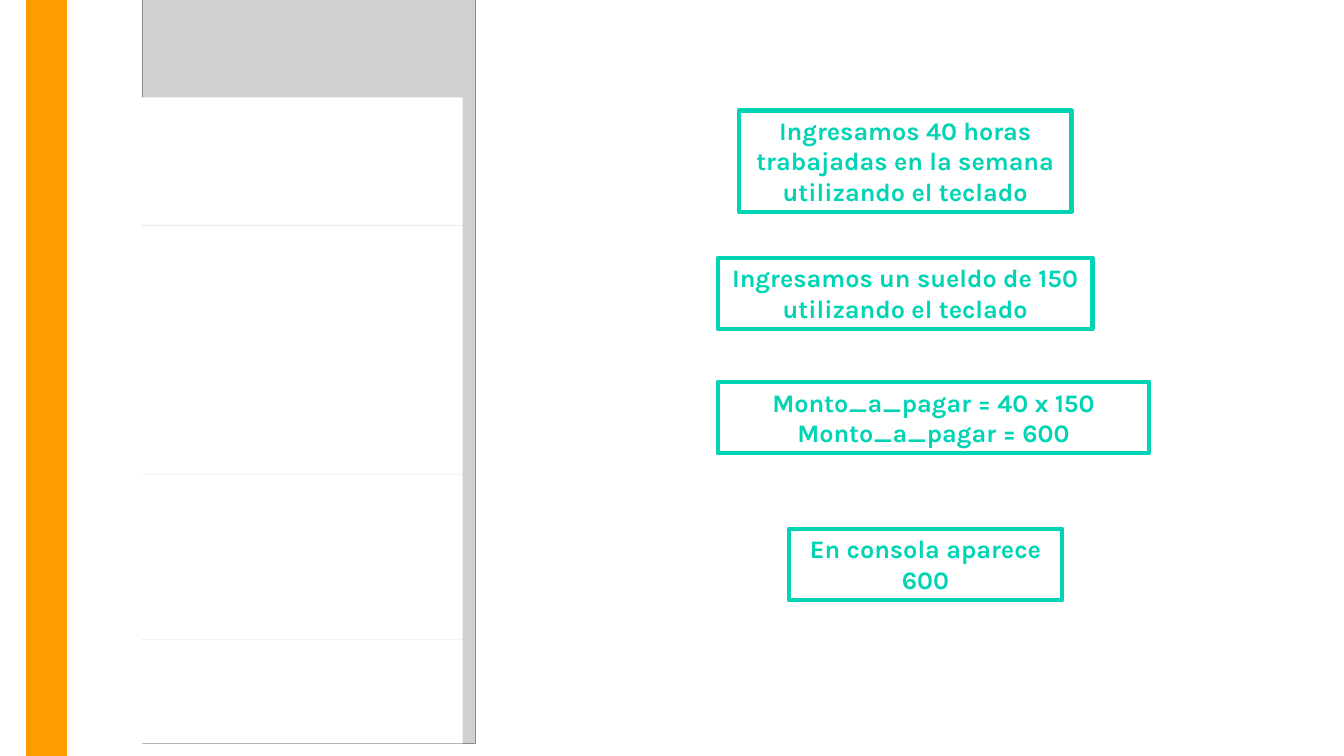
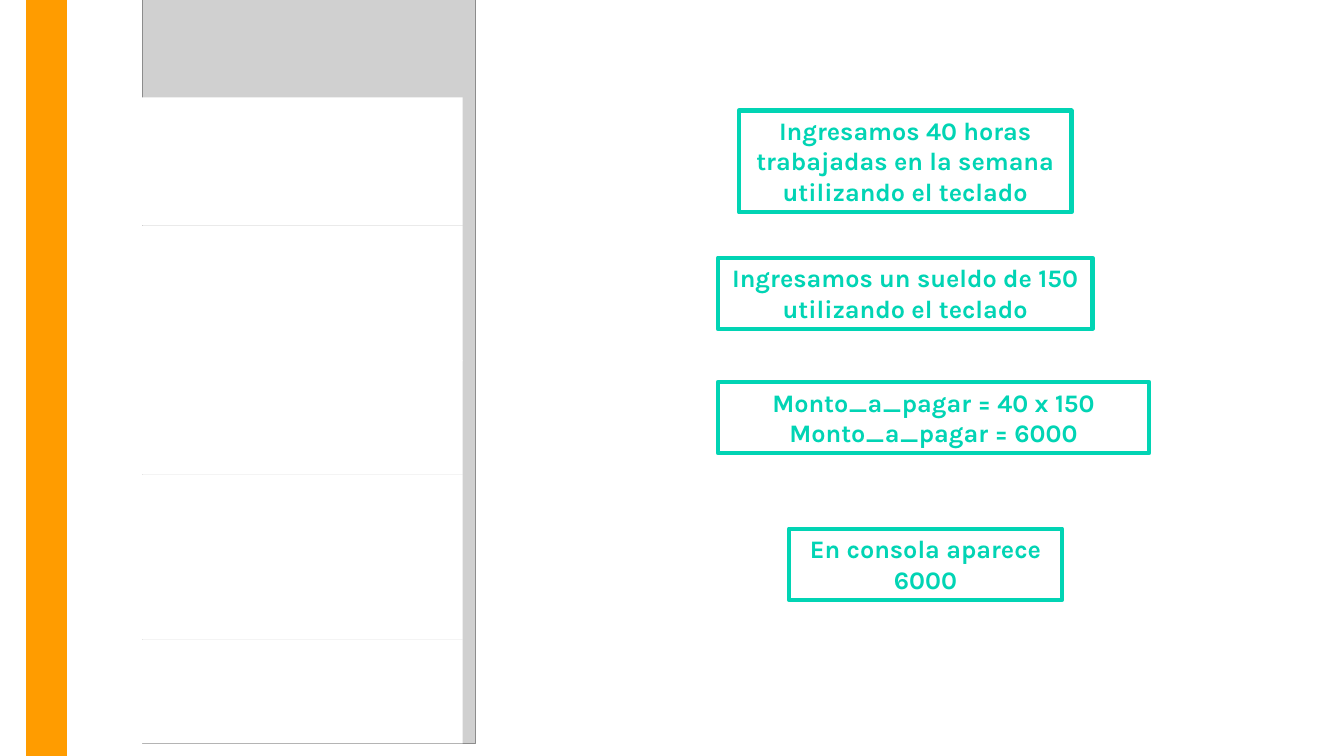
Before and after one commit to OMardil/INFO1_2022, a slide deck: slide 29 of MOD03-Algoritmos y Diagramas/01 Presentacion/MOD3-Algoritmos_y_Diagramas.pptx. Drawn at 1344x756 pixels with LibreOffice and Linux fonts; fonts in the diff are those of the drawing; grey boxes stand for pictures. Boxes give left, top, right and bottom in pixels: in the first picture for what was removed or moved away, otherwise in the second. Text is boxed around its words. In the diff, an @@ line names an element or a change of style, - is before the commit and + after.

```diff
--- a/MOD03-Algoritmos y Diagramas/01 Presentacion/MOD3-Algoritmos_y_Diagramas.pptx
+++ b/MOD03-Algoritmos y Diagramas/01 Presentacion/MOD3-Algoritmos_y_Diagramas.pptx
@@ text in rectangle at box(789, 425, 1077, 448): text changed @@
-Monto_a_pagar = 600
+Monto_a_pagar = 6000
@@ text in rectangle at box(810, 540, 1041, 590): text changed @@
-En consola aparece 600
+En consola aparece 6000
```
Also in this commit, not shown: 3 other files.
